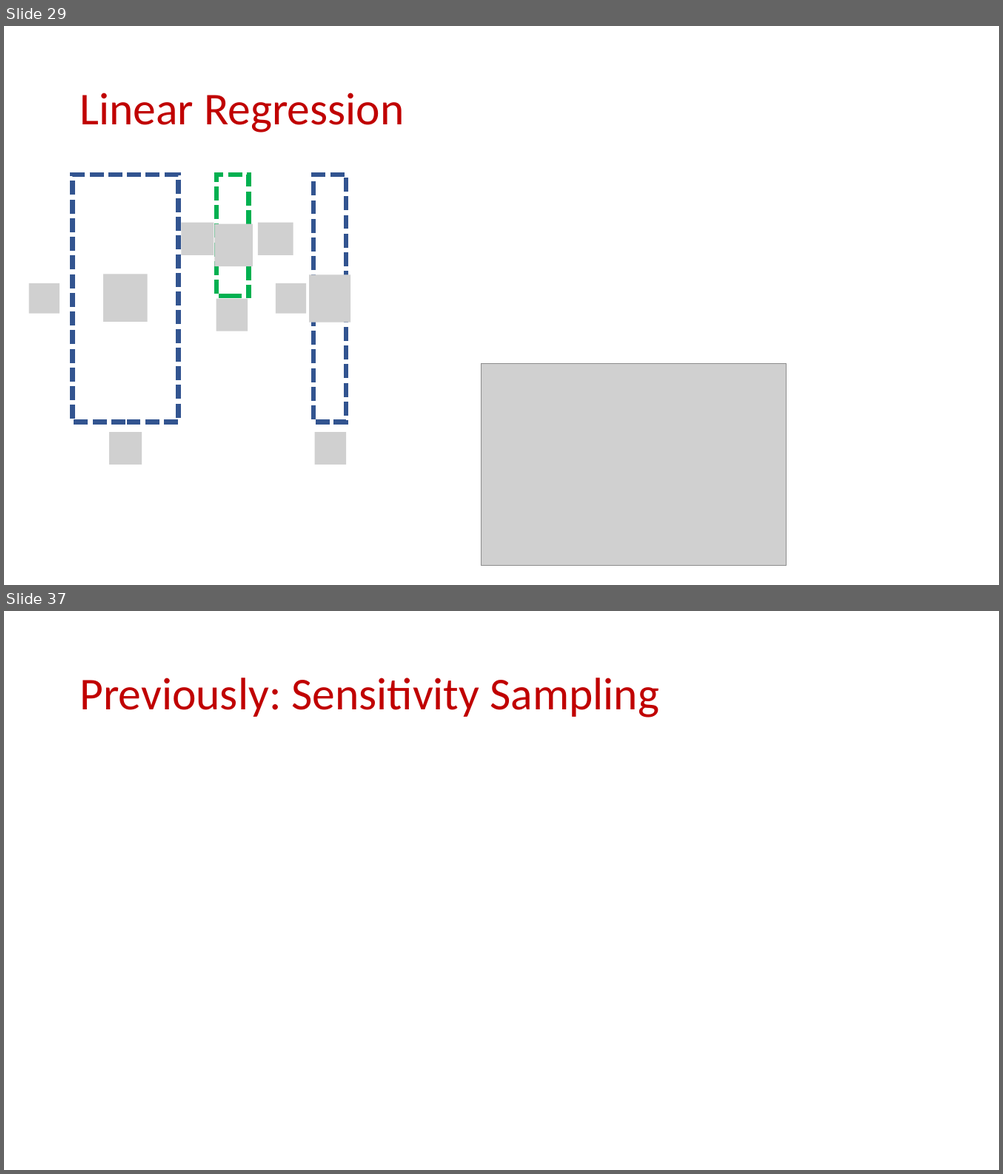
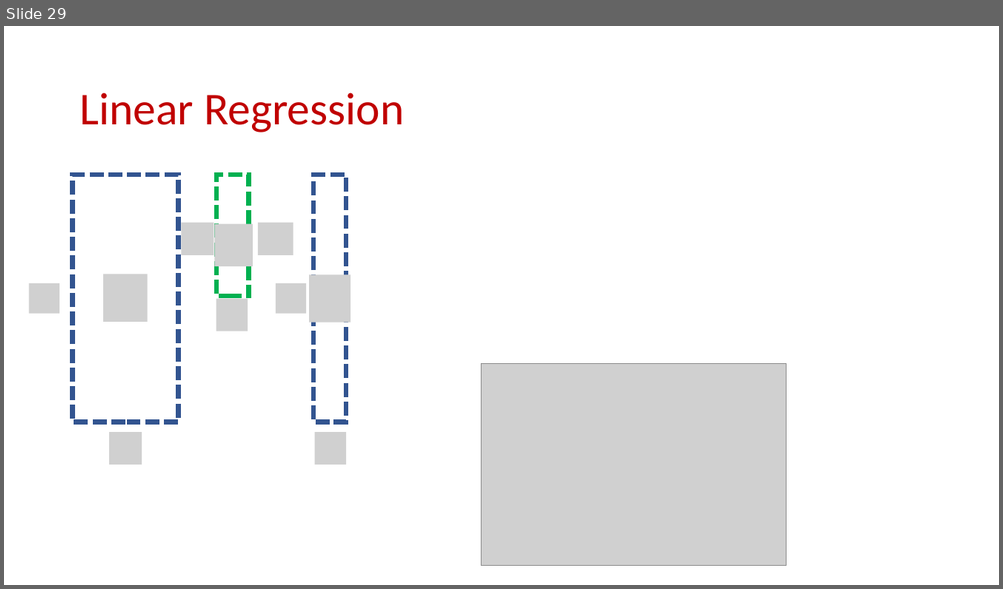
Before and after one commit to samsonzhou/samsonzhou.github.io, a slide deck: CSCE689-23/L30.pptx. Shown one above the other, each under a label of ours: slides 29 and 37 before the commit, slide 29 after it; the slides between them are not shown. The pictures are 1003x1174 and 1003x589 pixels, drawn with LibreOffice and Linux fonts; fonts in the diff are those of the drawing; grey boxes stand for pictures. Boxes give left, top, right and bottom in pixels: in the first picture for what was removed or moved away, otherwise in the second. Text is boxed around its words. In the diff, an @@ line names an element or a change of style, - is before the commit and + after.

```diff
--- a/CSCE689-23/L30.pptx
+++ b/CSCE689-23/L30.pptx
@@ slide 37 removed at [4, 611, 999, 1170], background #FFFFFF @@
@@ title removed at [79, 678, 659, 718] @@
-Previously: Sensitivity Sampling
```
Also in this commit, not shown: 33 other slides removed, 3 other files.
